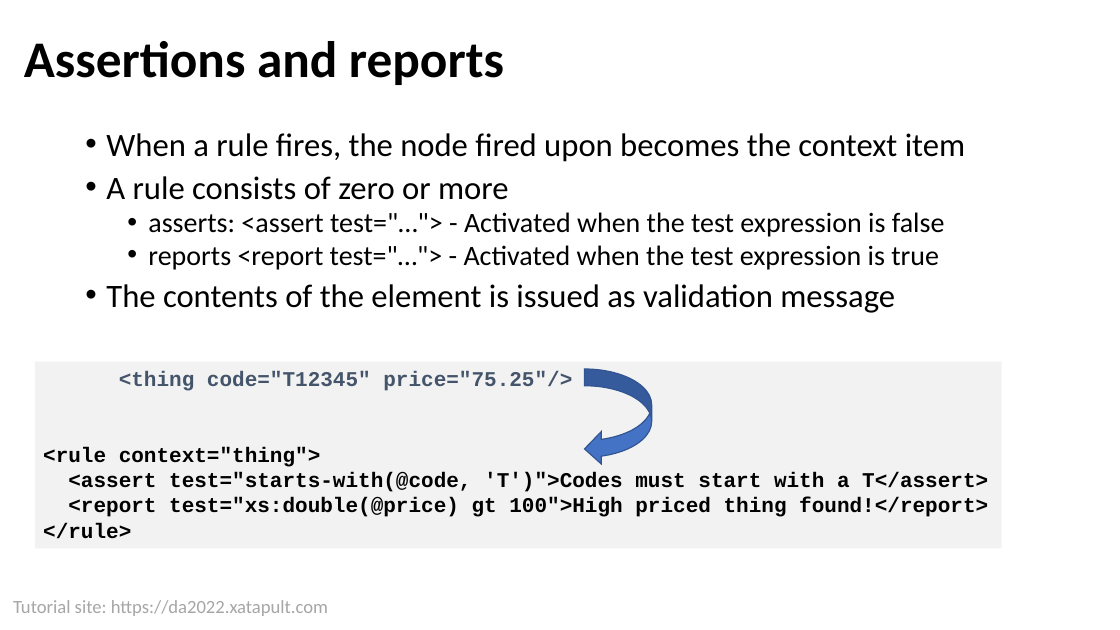
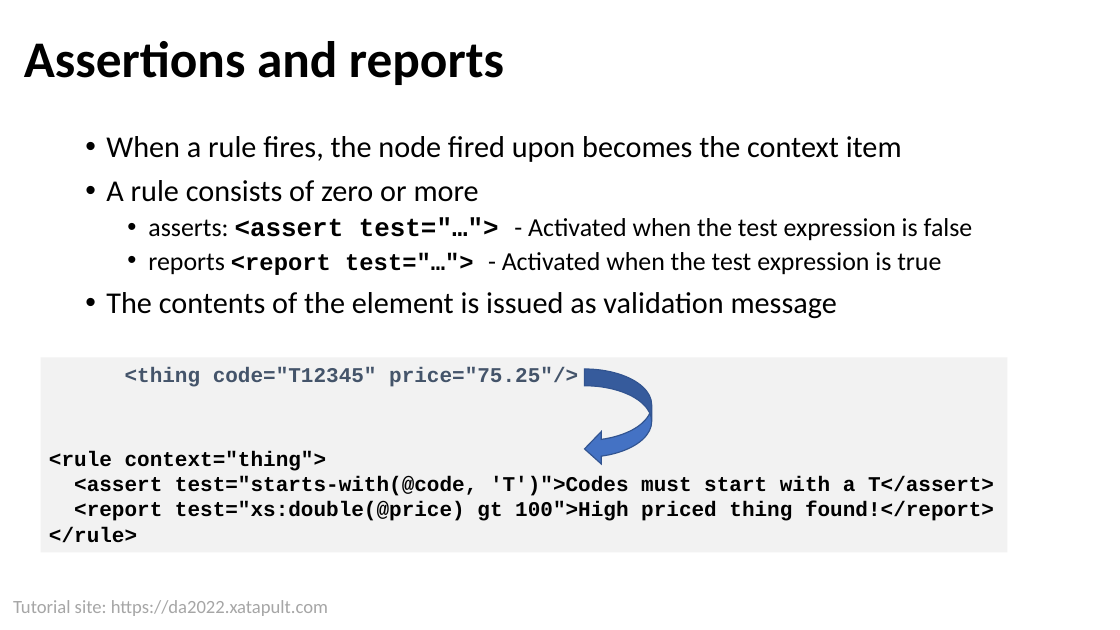
Before and after one commit to xatapult/da-2022-schematron, a slide deck: slide 11 of presentation/Schematron Tutorial DA 2022.pptx (slide 10 before the commit). Drawn at 1120x630 pixels with LibreOffice and Linux fonts; fonts in the diff are those of the drawing; background and template pictures are left out. Boxes give left, top, right and bottom in pixels: in the first picture for what was removed or moved away, otherwise in the second. Text is boxed around its words. In the diff, an @@ line names an element or a change of style, - is before the commit and + after.

```diff
--- a/presentation/Schematron Tutorial DA 2022.pptx
+++ b/presentation/Schematron Tutorial DA 2022.pptx
@@ text "When a rule fires, the ..." at bbox=[106, 136, 973, 319]: size 28 to 25.9 pt in "When a rule fires, the node fired ...", "A rule consists of zero or more", "The contents of the element is issued ..."; size 24 to 22.2 pt in "asserts: <assert test="…"> - Activated when the ...", "reports - Activated when the test expression ..."; font Calibri to Courier New, bold on in "<assert test="…">", "<report test="…">"; size 24 to 20.4 pt in "<report test="…">"; line spacing 0.8 to 0.9 @@
@@ rectangle "<thing code="T12345" price="75.25"/>": place and size @@
-rectangle "<thing code="T12345" price="75.25"/>" at bbox=[35, 362, 1002, 549]
+rectangle "<thing code="T12345" price="75.25"/>" at bbox=[40, 358, 1007, 553]
```
Also in this commit, not shown: 5 other slides changed, 5 slides added, 22 other files.
